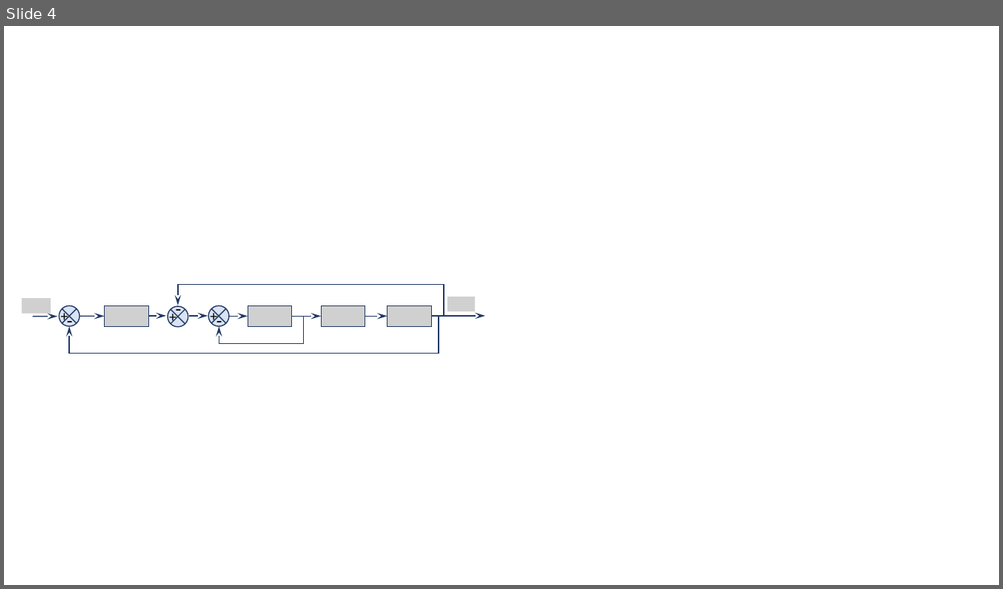
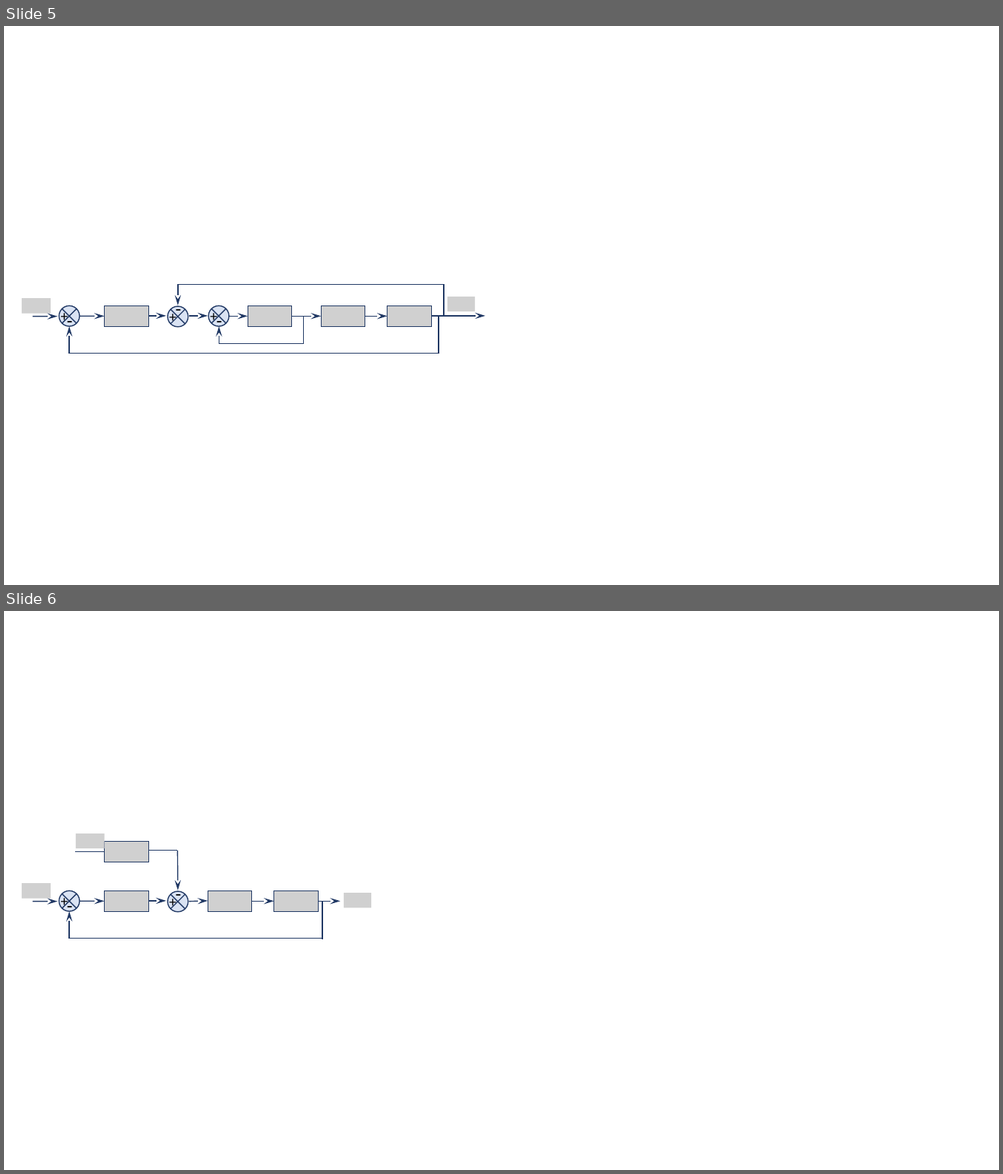
Before and after one commit to xpessoles/Cy_01_PSI_ModelisationLinNonLin, a slide deck: QCM/QCM_04_BO_BF/images/Figures.pptx. Shown one above the other, each under a label of ours: slide 4 before the commit, slides 5 and 6 after it. The pictures are 1003x589 and 1003x1174 pixels, drawn with LibreOffice and Linux fonts; fonts in the diff are those of the drawing; grey boxes stand for pictures. Boxes give left, top, right and bottom in pixels: in the first picture for what was removed or moved away, otherwise in the second. Text is boxed around its words. In the diff, an @@ line names an element or a change of style, - is before the commit and + after.

```diff
--- a/QCM/QCM_04_BO_BF/images/Figures.pptx
+++ b/QCM/QCM_04_BO_BF/images/Figures.pptx
@@ slide 6 added at bbox=[4, 611, 999, 1170], background #FFFFFF @@
@@ line added from (76, 852) to (105, 852), #203864 1 pt @@
@@ picture added at bbox=[76, 833, 104, 849] @@
@@ picture added at bbox=[105, 842, 149, 863] @@
@@ line added from (149, 851) to (178, 851), #203864 1 pt @@
@@ arrow added from (178, 851) to (178, 891), #203864 1 pt @@
@@ picture added at bbox=[22, 883, 51, 898] @@
@@ text added at bbox=[54, 889, 73, 914], 14 pt, text #000000 @@
++
@@ flow chart summing junction added at bbox=[60, 891, 80, 911], fill #DAE3F3, outline #203864 1 pt @@
@@ text added at bbox=[60, 891, 79, 920], 18 pt, text #000000 @@
+-
@@ picture added at bbox=[105, 891, 149, 911] @@
@@ text added at bbox=[162, 889, 182, 914], 14 pt, text #000000 @@
++
@@ flow chart summing junction added at bbox=[168, 891, 188, 912], fill #DAE3F3, outline #203864 1 pt @@
@@ text added at bbox=[168, 879, 188, 908], 18 pt, text #000000 @@
+-
@@ picture added at bbox=[208, 891, 252, 911] @@
@@ picture added at bbox=[274, 891, 318, 911] @@
@@ picture added at bbox=[344, 893, 371, 908] @@
@@ arrow added from (32, 902) to (58, 902), #203864 1 pt @@
@@ arrow added from (70, 939) to (70, 911), #203864 1 pt @@
@@ arrow added from (79, 901) to (105, 901), #203864 1 pt @@
@@ arrow added from (149, 901) to (166, 901), #203864 1 pt @@
@@ arrow added from (189, 902) to (208, 901), #203864 1 pt @@
@@ arrow added from (252, 901) to (274, 901), #203864 1 pt @@
@@ arrow added from (318, 901) to (341, 901), #203864 1 pt @@
@@ line added from (323, 940) to (323, 902), #203864 1 pt @@
@@ line added from (70, 939) to (323, 939), #203864 1 pt @@
@@ what was slide 4 is now slide 5 @@
```
Also in this commit, not shown: 3 other slides added.
